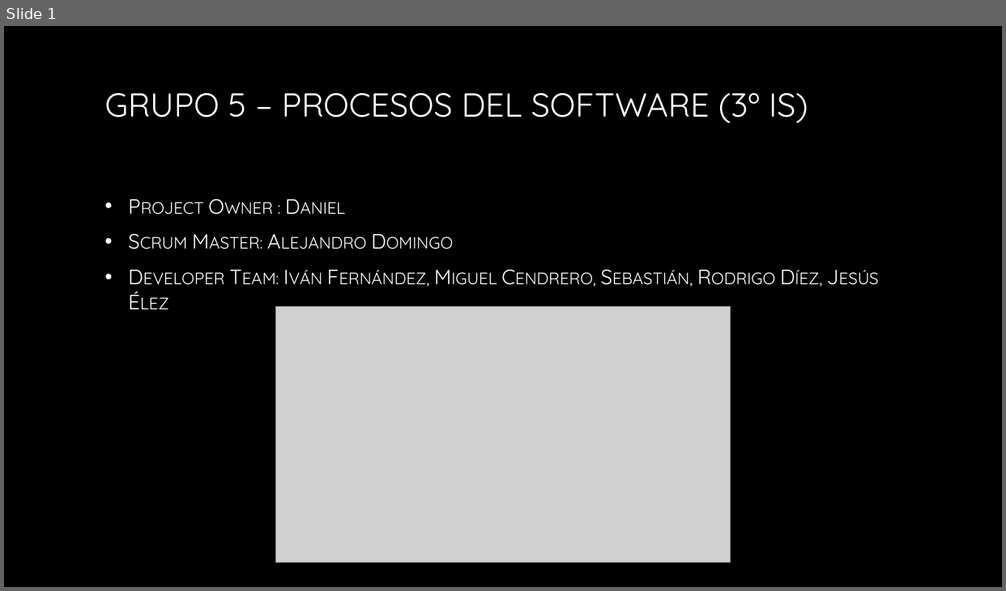
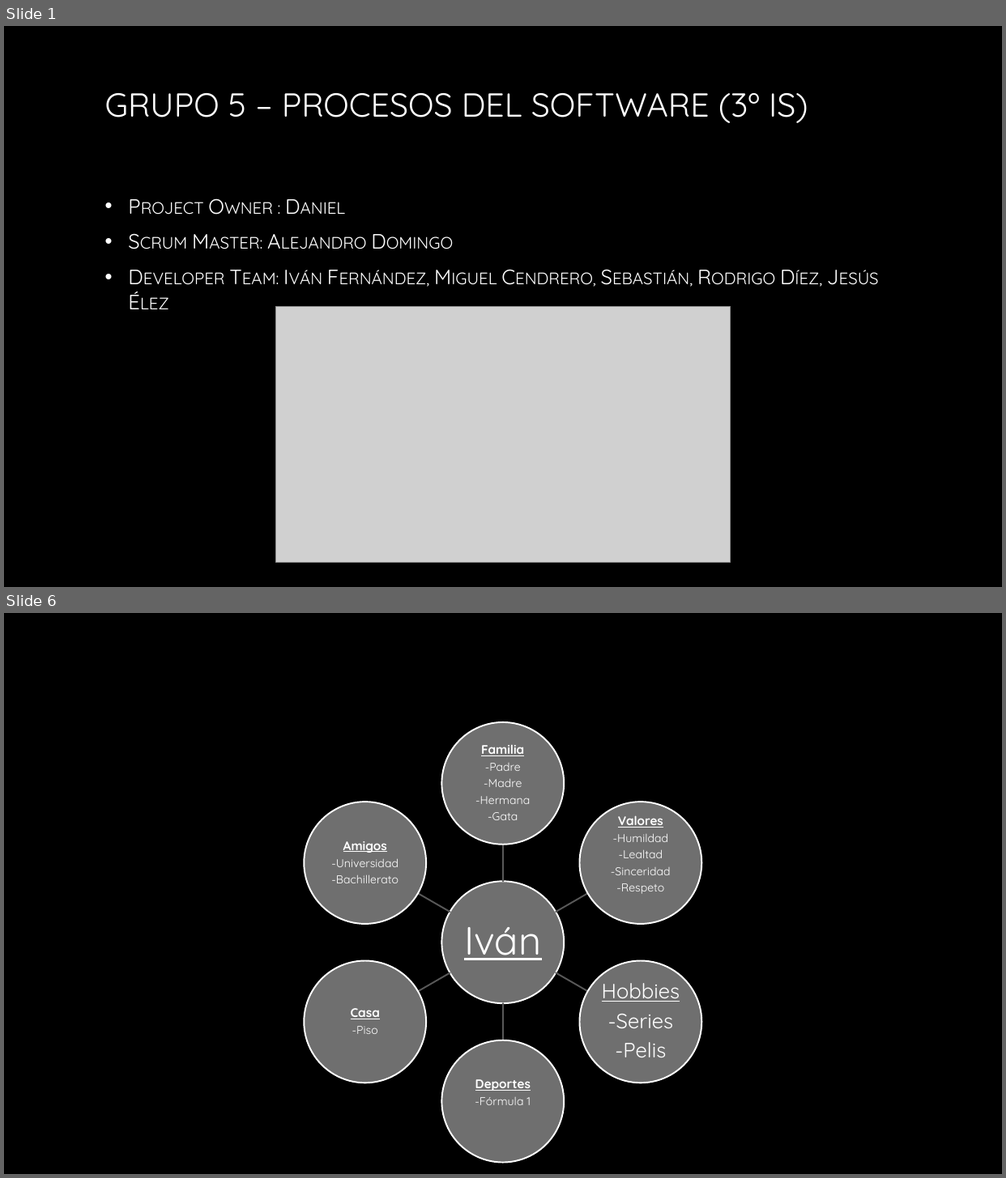
Before and after one commit to chexu99/TetrisG5, a slide deck: Presentación_G5.pptx. Shown one above the other, each under a label of ours: slide 1 before the commit, slides 1 and 6 after it; the slides between them are not shown. The pictures are 1006x591 and 1006x1178 pixels, drawn with LibreOffice and Linux fonts; fonts in the diff are those of the drawing; grey boxes stand for pictures; background and template pictures are left out. Boxes give left, top, right and bottom in pixels: in the first picture for what was removed or moved away, otherwise in the second. Text is boxed around its words. In the diff, an @@ line names an element or a change of style, - is before the commit and + after.

```diff
--- a/Presentación_G5.pptx
+++ b/Presentación_G5.pptx
@@ slide 6 added at box(4, 613, 1002, 1174), background picture (left out) @@
@@ group added at box(305, 722, 701, 1162): 7 ellipses, 7 texts, 6 freeform shapes @@
+Iván
+Familia
+-Padre
+-Madre
+-Hermana
+-Gata
+Valores
+-Humildad
+-Lealtad
+-Sinceridad
+-Respeto
+Hobbies
+-Series
+-Pelis
+Deportes
+-Fórmula 1
+Casa
+-Piso
+Amigos
+-Universidad
+-Bachillerato
```
Also in this commit, not shown: 14 other slides added, 7 slides removed.
